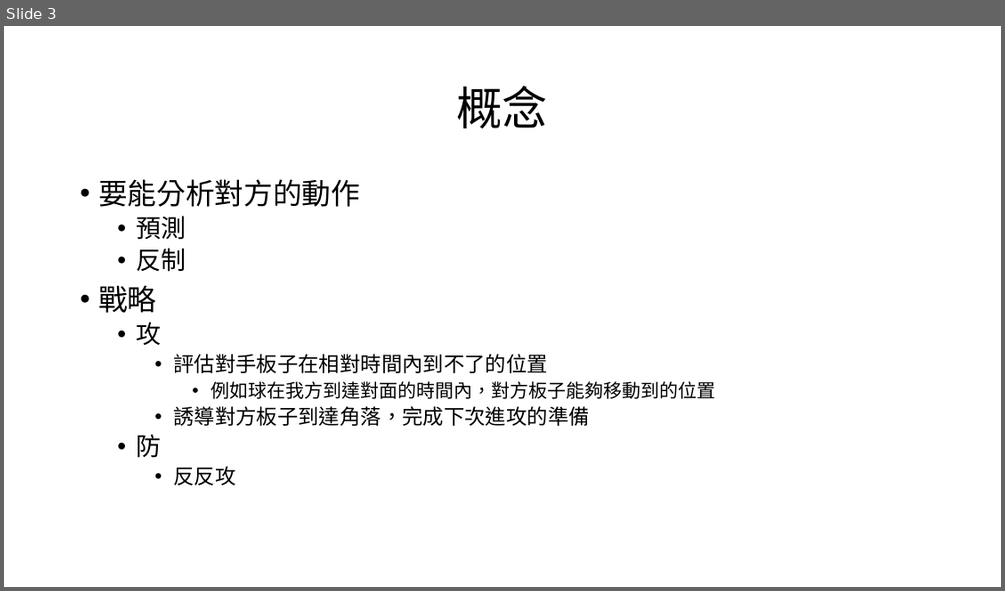
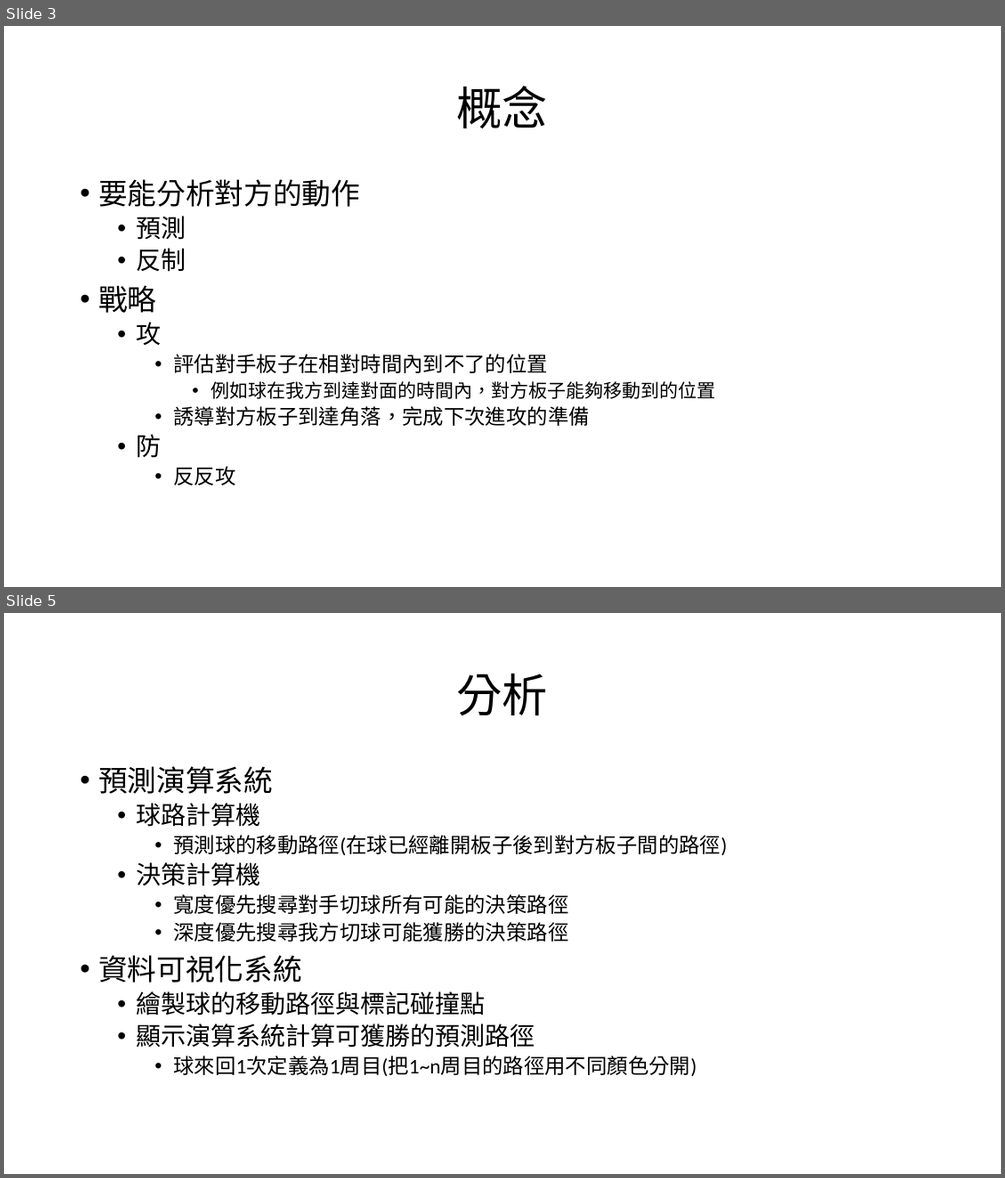
Before and after one commit to HongYu313Lin/-, a slide deck: 乒乓球規格.pptx. Shown one above the other, each under a label of ours: slide 3 before the commit, slides 3 and 5 after it; the slides between them are not shown. The pictures are 1005x591 and 1005x1178 pixels, drawn with LibreOffice and Linux fonts; fonts in the diff are those of the drawing. Boxes give left, top, right and bottom in pixels: in the first picture for what was removed or moved away, otherwise in the second. Text is boxed around its words. In the diff, an @@ line names an element or a change of style, - is before the commit and + after.

Commit message:
增加分析

```diff
--- a/乒乓球規格.pptx
+++ b/乒乓球規格.pptx
@@ slide 5 added at <box>4,613,1001,1174</box>, background #FFFFFF @@
@@ title added at <box>457,674,549,716</box>, 44 pt, text #000000 @@
+分析
@@ text added at <box>98,766,727,1076</box>, 20 pt, text #000000 @@
+• 預測演算系統
+  • 球路計算機
+    • 預測球的移動路徑(在球已經離開板子後到對方板子間的路徑)
+  • 決策計算機
+    • 寬度優先搜尋對手切球所有可能的決策路徑
+    • 深度優先搜尋我方切球可能獲勝的決策路徑
+• 資料可視化系統
+  • 繪製球的移動路徑與標記碰撞點
+  • 顯示演算系統計算可獲勝的預測路徑
+    • 球來回1次定義為1周目(把1~n周目的路徑用不同顏色分開)
```
Also in this commit, not shown: 1 slide changed, 1 other slide added.
